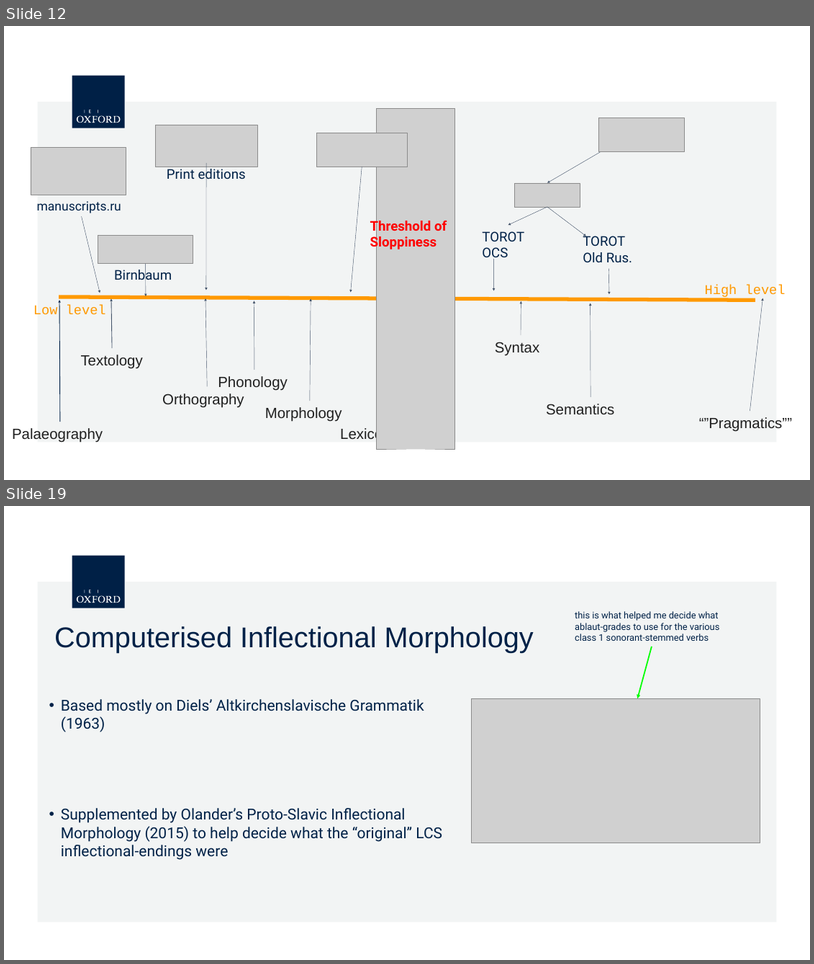
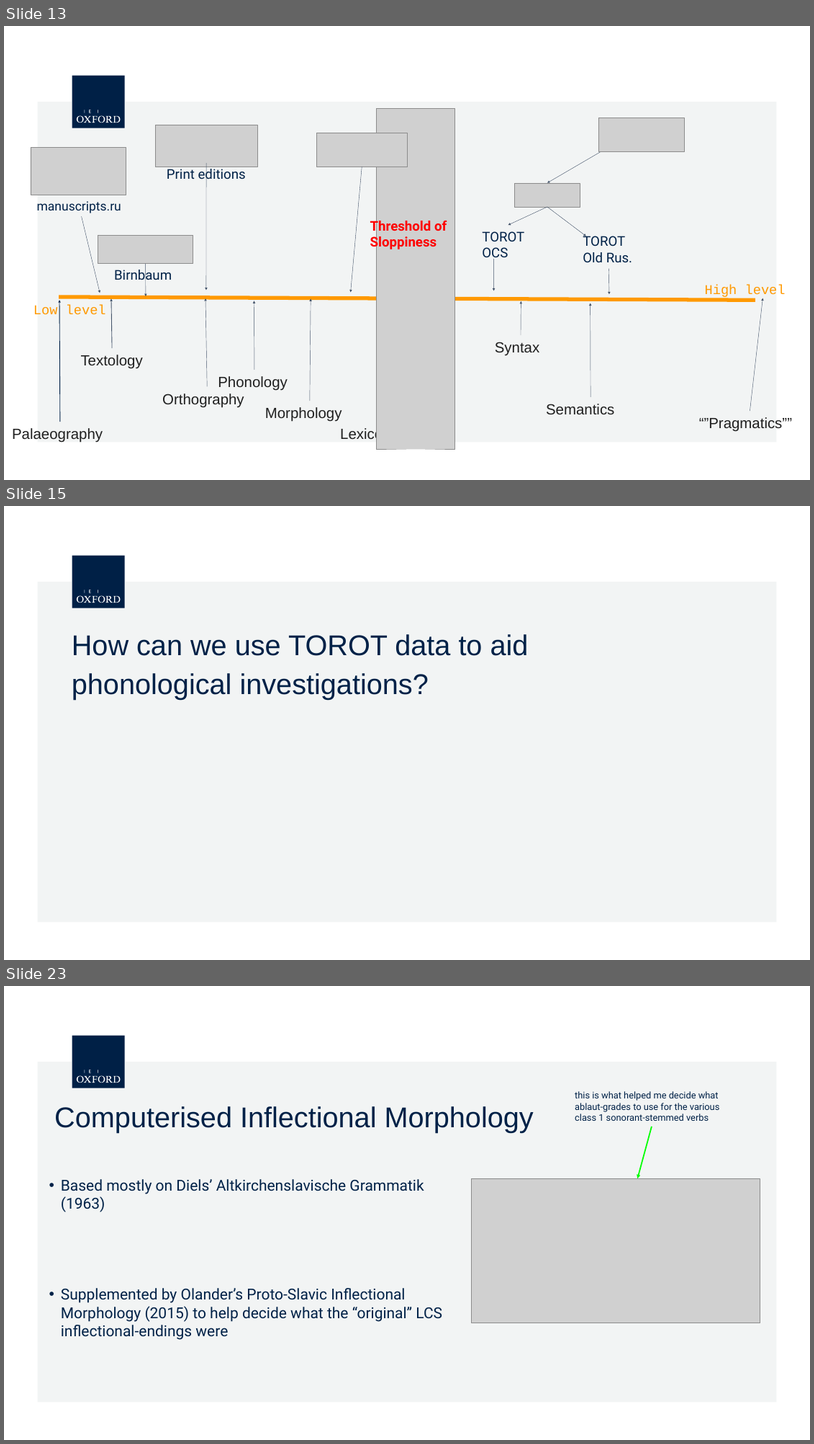
Before and after one commit to 12401453/torot_2023, a slide deck: presentation/Paris/computerised_phon_morph.pptx.odp. Shown one above the other, each under a label of ours: slides 12 and 19 before the commit, slides 13, 15 and 23 after it; the slides between them are not shown. The pictures are 814x964 and 814x1444 pixels, drawn with LibreOffice and Linux fonts; fonts in the diff are those of the drawing; grey boxes stand for pictures; background and template pictures are left out. Boxes give left, top, right and bottom in pixels: in the first picture for what was removed or moved away, otherwise in the second. Text is boxed around its words. In the diff, an @@ line names an element or a change of style, - is before the commit and + after.

```diff
--- a/presentation/Paris/computerised_phon_morph.pptx.odp
+++ b/presentation/Paris/computerised_phon_morph.pptx.odp
@@ slide 15 added at box(4, 506, 810, 960), background #FFFFFF; not listed: 7 template elements that a slide beside it also shows @@
@@ title added at box(72, 634, 529, 699), 68 pt, text #002147 @@
+How can we use TOROT data to aid phonological investigations?
@@ what was slide 12 is now slide 13 @@
@@ what was slide 19 is now slide 23 @@
```
Also in this commit, not shown: 25 other slides added, 11 slides removed, 7 other files.
